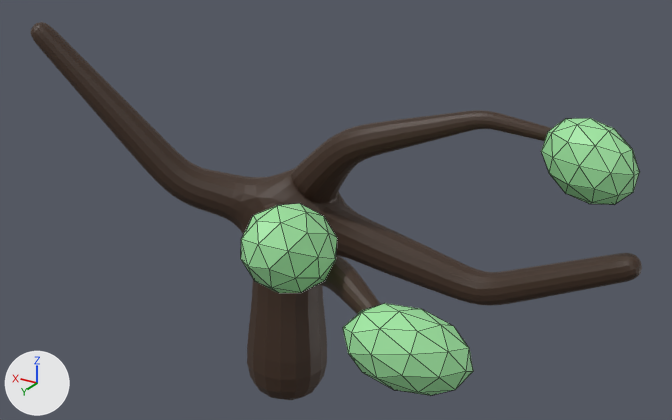
The glTF model assets/tree.glb, before and after one commit.
One viewpoint serves both versions: a 50 mm lens placed at (-5.7, 9.47, 4.78), pointed at (-0.44, 0.7, 0.4). Every picture has the same lights, and +X, +Y and +Z are marked at lower left. Mesh edges are drawn as thin lines on the coarser meshes. Where no turn or scale is listed for an object, it has been applied to the vertices.
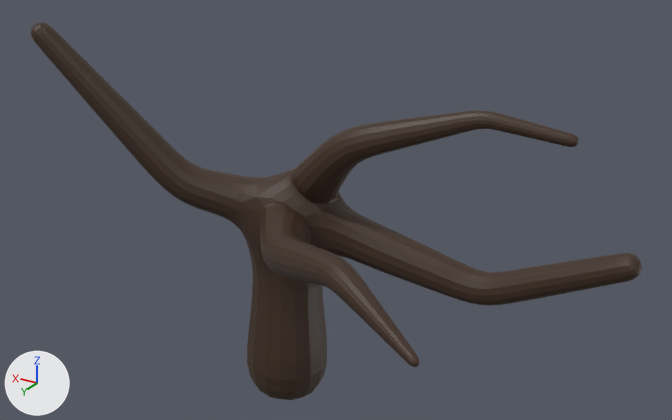
Pixel boxes (x1, y1, x2, y2) of what changed, in the pictures (672 x 420 px):
'Icosphere.001', deleted (green): before (343, 303, 473, 396)
'Icosphere', deleted (green): before (241, 203, 337, 293)
'Icosphere.002', deleted (green): before (541, 118, 639, 205)

Diff of the bpy script that builds the scene:
```diff
--- a/assets/tree.glb.py
+++ b/assets/tree.glb.py
@@ ob_icosphere @@
-ob_icosphere = bpy.data.objects.new('Icosphere', me_icosphere_005)
-ob_icosphere.location = (-0.856, 2.317, 0.655)
@@ ob_icosphere_001 @@
-ob_icosphere_001 = bpy.data.objects.new('Icosphere.001', me_icosphere_006)
-ob_icosphere_001.location = (-2.266, 2.381, -0.064)
@@ ob_icosphere_002 @@
-ob_icosphere_002 = bpy.data.objects.new('Icosphere.002', me_icosphere_007)
-ob_icosphere_002.location = (-3.212, 0.069, 1.338)
```
